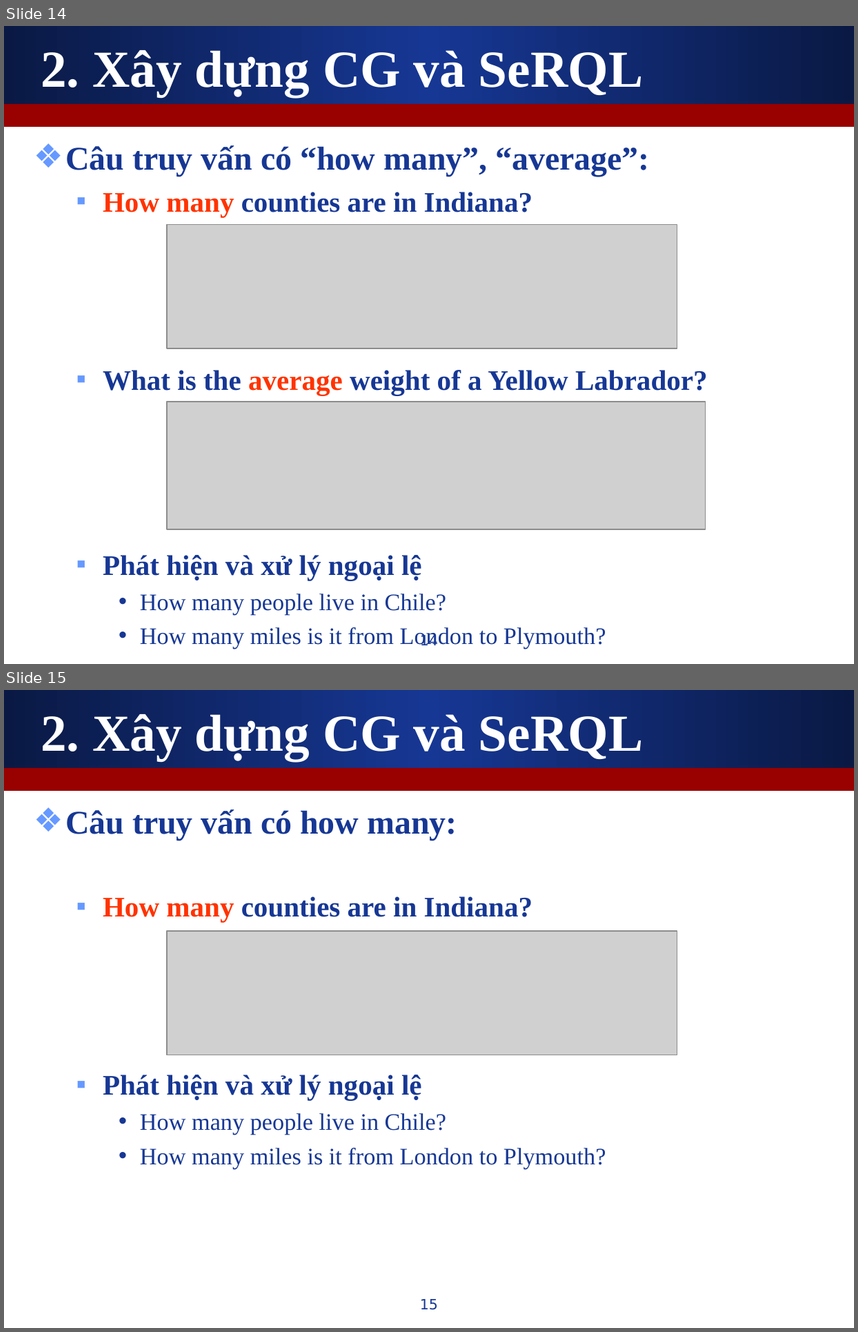
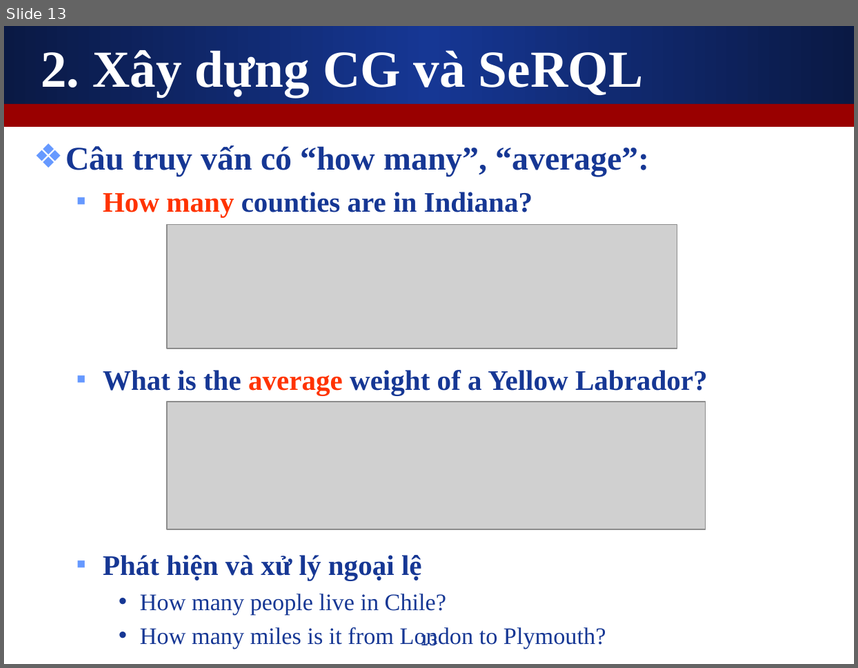
Before and after one commit to leaderwing/kt-kimres, a slide deck: note/Copy of [Thesis] Presentation.ppt. Shown one above the other, each under a label of ours: slides 14 and 15 before the commit, slide 13 after it. The pictures are 858x1332 and 858x668 pixels, drawn with LibreOffice and Linux fonts; fonts in the diff are those of the drawing; grey boxes stand for pictures. Boxes give left, top, right and bottom in pixels: in the first picture for what was removed or moved away, otherwise in the second. Text is boxed around its words. In the diff, an @@ line names an element or a change of style, - is before the commit and + after.

```diff
--- a/note/Copy of [Thesis] Presentation.ppt
+++ b/note/Copy of [Thesis] Presentation.ppt
@@ slide 15 removed at <box>4,690,854,1328</box>, background #FFFFFF; not listed: 2 template elements that a slide beside it also shows @@
@@ title removed at <box>41,714,643,761</box> @@
-2. Xây dựng CG và SeRQL
@@ text removed at <box>65,809,606,1169</box> @@
-❖ Câu truy vấn có how many:
-  ▪ How many counties are in Indiana?
-  ▪ Phát hiện và xử lý ngoại lệ
-    • How many people live in Chile?
-    • How many miles is it from London to Plymouth?
@@ picture removed at <box>168,931,677,1055</box> @@
@@ page number removed at <box>420,1299,438,1310</box> @@
-15
@@ what was slide 14 is now slide 13 @@
@@ page number at <box>420,633,438,646</box>: text changed @@
-14
+13
```
Also in this commit, not shown: 16 slides changed, 1 other slide removed.
